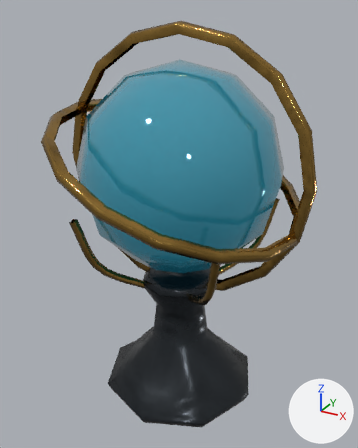
The glTF model public/assets/weapons/ritual/relic-orb.lod2.glb: old version first, new version second.
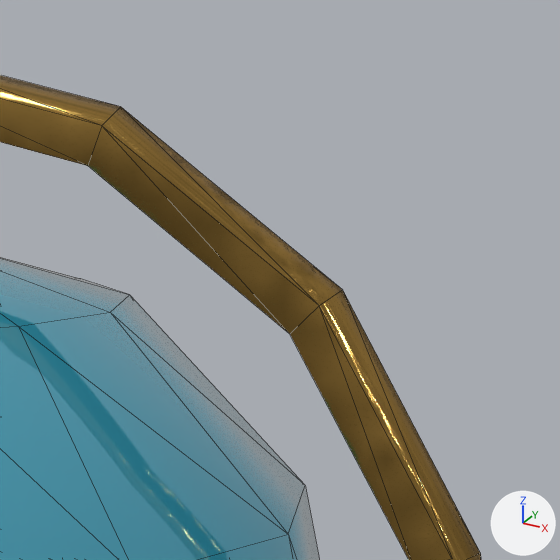
The first picture shows the older version from a camera (50 mm lens) standing at (0.209, -0.383, 0.376) and looking at (-0.002, 0.0, 0.184). The close-ups show the older and then the newer version on the part from 58% to 92% of the width and 3% to 29% of the height of that picture. Only the edits that show in the close-ups are written down. The axes (+X, +Y, +Z) are drawn at lower right. The lights are the same throughout. The close-ups show mesh edges as thin lines. Where no turn or scale is listed for an object, it has been applied to the vertices.

The older version as bpy lines, for what is in view:
```python
me_mesh_0 = bpy.data.meshes.new('Mesh_0')
me_mesh_0.from_pydata(...)  # a UV sphere (12 segments, 6 rings, poles along z) spanning x -0.095..0.095, y -0.095..0.095, z 0.145..0.335
me_mesh_0.materials.append(mat_crystal___faceted_crystal)  # cyan #3a8ea2
me_mesh_2 = bpy.data.meshes.new('Mesh_2')
me_mesh_2.from_pydata(...)  # 320 vertices, 544 faces; spans x -0.125..0.125, y -0.125..0.125, z 0.115..0.365
me_mesh_2.materials.append(mat_brass___polished_brass_furniture)
ob_brass___polished_brass_furniture = bpy.data.objects.new('brass / polished brass furniture', me_mesh_2)
ob_brass___polished_brass_furniture.location = (0.0, 0.0, 0.0)
ob_crystal___faceted_crystal = bpy.data.objects.new('crystal / faceted crystal', me_mesh_0)
ob_crystal___faceted_crystal.location = (0.0, 0.0, 0.0)
```
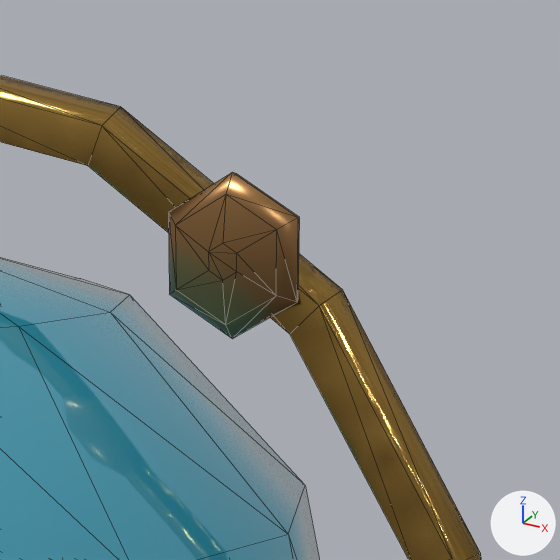
Patch to the scene script:
```diff
--- a/public/assets/weapons/ritual/relic-orb.lod2.glb.py
+++ b/public/assets/weapons/ritual/relic-orb.lod2.glb.py
@@ mat_peened_pin @@
+mat_peened_pin = principled_material('peened pin')
+mat_peened_pin.base_color = (0.36, 0.19, 0.071)  # brown #a2794b
+mat_peened_pin.metallic = 0.82
+mat_peened_pin.roughness = 0.3
@@ me_peened_pin @@
+me_peened_pin.from_pydata(...)  # 60 vertices, 112 faces; spans x -0.064..0.083, y -0.069..0.0, z 0.178..0.346
+me_peened_pin.materials.append(mat_peened_pin)  # brown #a2794b
@@ ob_peened_pin @@
+ob_peened_pin = bpy.data.objects.new('peened pin', me_peened_pin)
+ob_peened_pin.location = (0.0, 0.0, 0.0)
```

Where the change shows, as pixel boxes (x1, y1, x2, y2) in the close-ups (560 x 560 px):
'peened pin', added (brown): after (168, 172, 300, 339)
